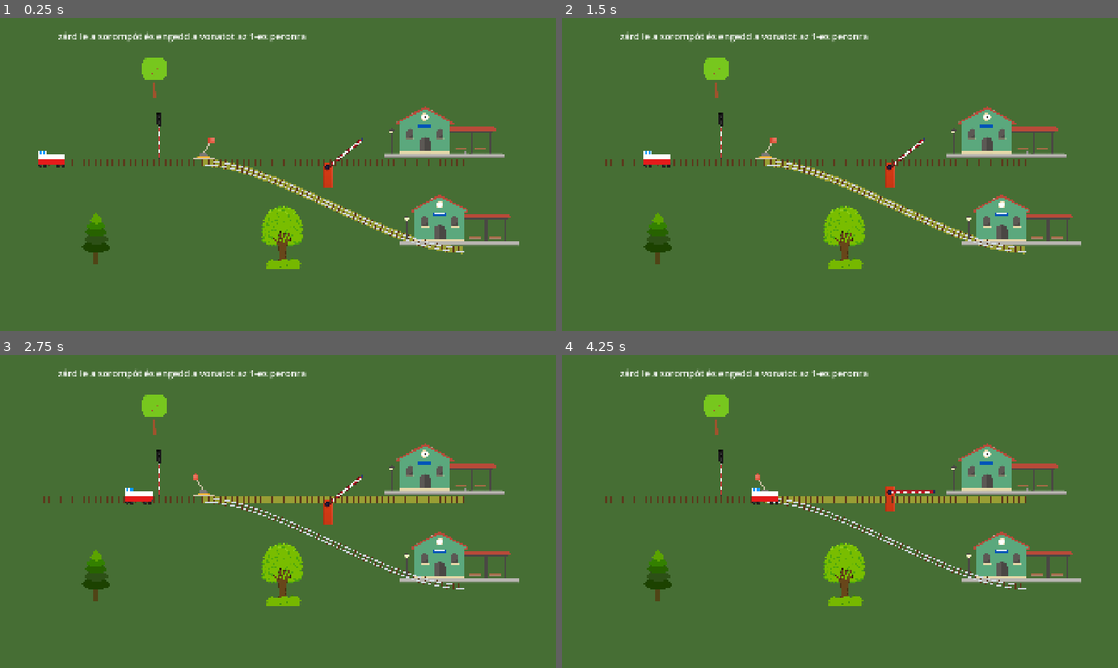
Above: before the commit, frames 1-4 (two rows, left to right).
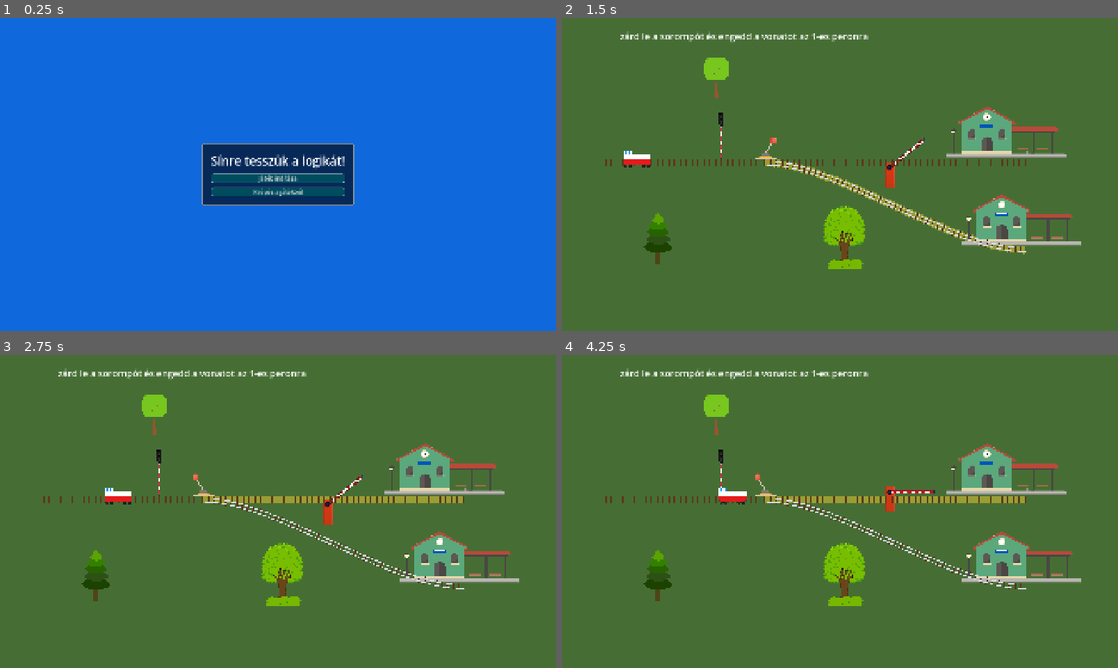
Above: after the commit, the same moments.

Repository: sanyialmasi/trainlogicgame
Game: Godot game, scene res://ui/main_menu.tscn
Same seed, same stepped clock (60 frames per second), same inputs: the game is played once before the commit and once after it. Before the commit the project starts from res://scenes/levels/level_01.tscn. The engine's default icon, where the game draws it, is replaced by a stand-in: a white triangle on a blue panel in a dark square.
Inputs (mouse positions are in pixels of both pictures, inside the frame that each line leads up to):
- Up to frame 1 (0.25 s): no input
- Up to frame 2 (1.5 s): click (840, 177) at 0.5 s, where only the run after the commit has a clickable "Játék indítása"; move the mouse to (723, 136) at 1.27 s; click (723, 136) at 1.42 s
- Up to frame 3 (2.75 s): move the mouse to (205, 486) at 2.02 s; click (205, 486) at 2.17 s
- Up to frame 4 (4.25 s): move the mouse to (906, 498) at 2.77 s; click (906, 498) at 2.92 s; move the mouse to (812, 574) at 3.52 s; click (812, 574) at 3.67 s

The runs differ from the first frame. In frame 1, 100% of the frame differs, in the area x 0-100%, y 0-100%; in frame 2, 0.3%; in frame 3, 0.3%; in frame 4, 0.4%.

Commit message:
Main menu created

Diff:
--- a/project.godot
+++ b/project.godot
@@ -11,7 +11,7 @@
 [application]
 
 config/name="trainlogicgame"
-run/main_scene="uid://kcur10tr28do"
+run/main_scene="uid://b8qfdf0dteul5"
 config/features=PackedStringArray("4.7", "Forward Plus")
 config/icon="res://icon.svg"
 
--- a/scenes/levels/level_01.tscn
+++ b/scenes/levels/level_01.tscn
@@ -7,6 +7,7 @@
 [ext_resource type="PackedScene" uid="uid://cmwo1rvfqmpab" path="res://scenes/objects/station_goal.tscn" id="3_50wog"]
 [ext_resource type="PackedScene" uid="uid://bhs6isdxncdrs" path="res://scenes/objects/track_switch.tscn" id="3_uvc87"]
 [ext_resource type="PackedScene" uid="uid://bnhwtrjoyjev2" path="res://scenes/objects/rail_barrier.tscn" id="6_1ey3t"]
+[ext_resource type="Theme" uid="uid://c8vlucsy2aj3u" path="res://ui/main_theme.tres" id="7_ijn0p"]
 [ext_resource type="Texture2D" uid="uid://cm3n83xu8rl4b" path="res://assets/textures/environment/pinewood.png" id="8_t0hvh"]
 [ext_resource type="Texture2D" uid="uid://b8loona0v4uhi" path="res://assets/textures/environment/tree-circle2.png" id="9_r72dd"]
 [ext_resource type="Texture2D" uid="uid://b8ja0p87rfjwc" path="res://assets/textures/environment/tree-circle5.png" id="10_ijn0p"]
@@ -74,8 +75,16 @@
 
 [node name="CanvasLayer" type="CanvasLayer" parent="." unique_id=140857315]
 
-[node name="StatusLabel" type="Label" parent="CanvasLayer" unique_id=824565747]
+[node name="Control" type="Control" parent="CanvasLayer" unique_id=1925194802]
+layout_mode = 3
+anchors_preset = 0
+offset_right = 40.0
+offset_bottom = 40.0
+theme = ExtResource("7_ijn0p")
+
+[node name="StatusLabel" type="Label" parent="CanvasLayer/Control" unique_id=824565747]
 visible = false
+layout_mode = 0
 offset_left = 200.0
 offset_top = 50.0
 offset_right = 265.0
@@ -83,8 +92,9 @@
 theme_override_font_sizes/font_size = 32
 text = "Újra"
 
-[node name="RestartButton" type="Button" parent="CanvasLayer" unique_id=365864155]
+[node name="RestartButton" type="Button" parent="CanvasLayer/Control" unique_id=365864155]
 visible = false
+layout_mode = 0
 offset_left = 850.0
 offset_top = 200.0
 offset_right = 891.0
--- a/scripts/level_01.gd
+++ b/scripts/level_01.gd
@@ -1,7 +1,7 @@
 extends Node2D
 
-@onready var status_label: Label = $CanvasLayer/StatusLabel
-@onready var restart_button: Button = $CanvasLayer/RestartButton
+@onready var status_label: Label = $CanvasLayer/Control/StatusLabel
+@onready var restart_button: Button = $CanvasLayer/Control/RestartButton
 
 func _ready() -> void:
 	for path in [$EntryPath, $StraightPath, $BranchPath]:
--- /dev/null
+++ b/ui/main_menu.gd
@@ -0,0 +1,19 @@
+extends Control
+
+
+# Called when the node enters the scene tree for the first time.
+func _ready() -> void:
+	pass # Replace with function body.
+
+
+# Called every frame. 'delta' is the elapsed time since the previous frame.
+#func _process(delta: float) -> void:
+#	pass
+
+
+func _on_start_button_pressed() -> void:
+	get_tree().change_scene_to_file("res://scenes/levels/level_01.tscn")
+
+
+func _on_quit_button_pressed() -> void:
+	get_tree().quit()
--- /dev/null
+++ b/ui/main_menu.tscn
@@ -0,0 +1,61 @@
+[gd_scene format=3 uid="uid://b8qfdf0dteul5"]
+
+[ext_resource type="Theme" uid="uid://c8vlucsy2aj3u" path="res://ui/main_theme.tres" id="1_t7e0r"]
+[ext_resource type="Script" uid="uid://kvolkosnoqop" path="res://ui/main_menu.gd" id="2_0dkrt"]
+
+[node name="MainMenu" type="Control" unique_id=1428958713]
+layout_mode = 3
+anchors_preset = 15
+anchor_right = 1.0
+anchor_bottom = 1.0
+grow_horizontal = 2
+grow_vertical = 2
+theme = ExtResource("1_t7e0r")
+script = ExtResource("2_0dkrt")
+
+[node name="ColorRect" type="ColorRect" parent="." unique_id=1813594139]
+layout_mode = 1
+anchors_preset = 15
+anchor_right = 1.0
+anchor_bottom = 1.0
+grow_horizontal = 2
+grow_vertical = 2
+color = Color(0.061570056, 0.40770218, 0.8659078, 1)
+
+[node name="CenterContainer" type="CenterContainer" parent="." unique_id=72296242]
+layout_mode = 1
+anchors_preset = 15
+anchor_right = 1.0
+anchor_bottom = 1.0
+grow_horizontal = 2
+grow_vertical = 2
+
+[node name="PanelContainer" type="PanelContainer" parent="CenterContainer" unique_id=1716959218]
+layout_mode = 2
+
+[node name="MarginContainer" type="MarginContainer" parent="CenterContainer/PanelContainer" unique_id=1323651682]
+layout_mode = 2
+theme_override_constants/margin_left = 30
+theme_override_constants/margin_top = 30
+theme_override_constants/margin_right = 30
+theme_override_constants/margin_bottom = 30
+
+[node name="VBoxContainer" type="VBoxContainer" parent="CenterContainer/PanelContainer/MarginContainer" unique_id=1455250991]
+layout_mode = 2
+theme_override_constants/separation = 15
+
+[node name="GameNameTitle" type="Label" parent="CenterContainer/PanelContainer/MarginContainer/VBoxContainer" unique_id=96836686]
+layout_mode = 2
+theme_override_font_sizes/font_size = 42
+text = "Sínre tesszük a logikát!"
+
+[node name="StartButton" type="Button" parent="CenterContainer/PanelContainer/MarginContainer/VBoxContainer" unique_id=895935520]
+layout_mode = 2
+text = "Játék indítása"
+
+[node name="QuitButton" type="Button" parent="CenterContainer/PanelContainer/MarginContainer/VBoxContainer" unique_id=592098220]
+layout_mode = 2
+text = "Kilépés a játékból"
+
+[connection signal="pressed" from="CenterContainer/PanelContainer/MarginContainer/VBoxContainer/StartButton" to="." method="_on_start_button_pressed"]
+[connection signal="pressed" from="CenterContainer/PanelContainer/MarginContainer/VBoxContainer/QuitButton" to="." method="_on_quit_button_pressed"]
--- /dev/null
+++ b/ui/main_theme.tres
@@ -0,0 +1,58 @@
+[gd_resource type="Theme" format=3 uid="uid://c8vlucsy2aj3u"]
+
+[sub_resource type="SystemFont" id="SystemFont_g1fjd"]
+
+[sub_resource type="StyleBoxFlat" id="StyleBoxFlat_g1fjd"]
+bg_color = Color(4.764944e-06, 0.49083585, 0.6060361, 1)
+border_width_left = 2
+border_width_top = 2
+border_width_right = 2
+border_width_bottom = 2
+border_color = Color(0.6836429, 0.83796674, 0.8152795, 1)
+corner_radius_top_left = 6
+corner_radius_top_right = 6
+corner_radius_bottom_right = 6
+corner_radius_bottom_left = 6
+
+[sub_resource type="StyleBoxFlat" id="StyleBoxFlat_tsbh2"]
+bg_color = Color(3.128499e-07, 0.29939565, 0.37439698, 1)
+border_width_left = 2
+border_width_top = 2
+border_width_right = 2
+border_width_bottom = 2
+border_color = Color(0.6836429, 0.83796674, 0.8152795, 1)
+corner_radius_top_left = 6
+corner_radius_top_right = 6
+corner_radius_bottom_right = 6
+corner_radius_bottom_left = 6
+
+[sub_resource type="StyleBoxFlat" id="StyleBoxFlat_6tukj"]
+bg_color = Color(0, 0, 0, 1)
+border_width_left = 2
+border_width_top = 2
+border_width_right = 2
+border_width_bottom = 2
+border_color = Color(0.6836429, 0.83796674, 0.8152795, 1)
+corner_radius_top_left = 6
+corner_radius_top_right = 6
+corner_radius_bottom_right = 6
+corner_radius_bottom_left = 6
+
+[sub_resource type="StyleBoxFlat" id="StyleBoxFlat_3xb56"]
+bg_color = Color(0, 0, 0, 0.6)
+border_width_left = 2
+border_width_top = 2
+border_width_right = 2
+border_width_bottom = 2
+corner_radius_top_left = 6
+corner_radius_top_right = 6
+corner_radius_bottom_right = 6
+corner_radius_bottom_left = 6
+
+[resource]
+default_font_size = 20
+Button/fonts/font = SubResource("SystemFont_g1fjd")
+Button/styles/hover = SubResource("StyleBoxFlat_g1fjd")
+Button/styles/normal = SubResource("StyleBoxFlat_tsbh2")
+Button/styles/pressed = SubResource("StyleBoxFlat_6tukj")
+PanelContainer/styles/panel = SubResource("StyleBoxFlat_3xb56")
Not shown, added: ui/main_menu.gd.uid
